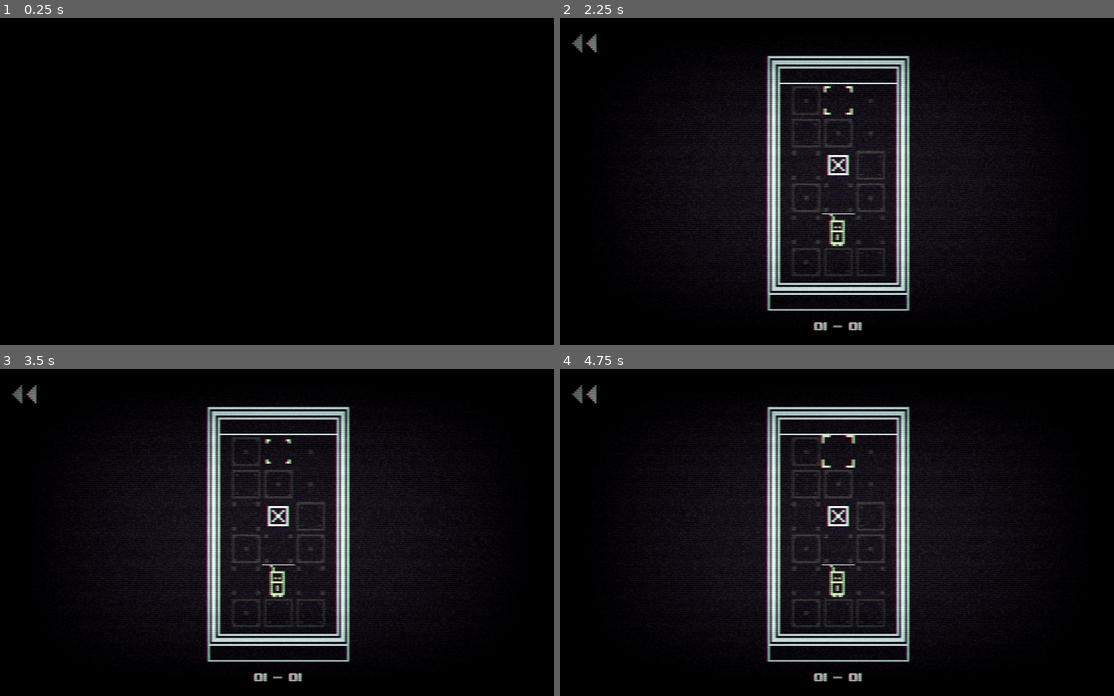
Above: before the commit, frames 1-4 (two rows, left to right).
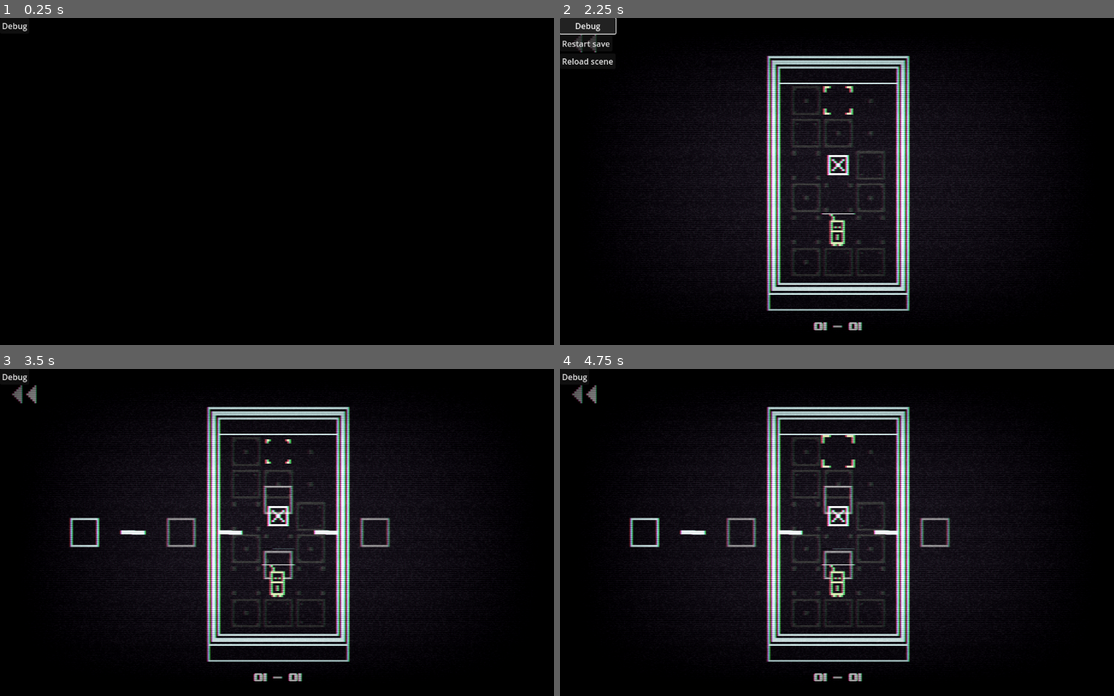
Above: after the commit, the same moments.

Repository: Boyquotes/LastOne
Game: Godot game, scene res://screens/Menu/Screens.tscn
The game is run twice, just before and just after one commit, with the same random seed, the same clock (stepped at 60 frames per second) and the same inputs.
Inputs (mouse positions are in pixels of both pictures, inside the frame that each line leads up to; where the layout moved, square brackets give the same spot in the first picture):
- Up to frame 1 (0.25 s): no input
- Up to frame 2 (2.25 s): click (643, 181) at 0.52 s; click (582, 40) at 1.25 s; click (576, 24) at 2 s, where only the run after the commit has a clickable "Debug"
- Up to frame 3 (3.5 s): click (27, 395) at 2.75 s, where only the run after the commit has a clickable "Restart save"
- Up to frame 4 (4.75 s): click (571, 375) [582, 391] at 3.5 s; click (587, 411) at 4.25 s, where only the run after the commit has a clickable "Reload scene"

The runs differ from the first frame. In frame 1, less than 0.1% of the frame differs, in the area x 0-5%, y 1-5%; in frame 2, 0.8%; in frame 3, 1.2%, in the area x 0-71%, y 1-65%; in frame 4, 1.2%.
Error after the commit: Invalid type in function 'deserialize' in base 'Node2D (GameState.gd)'. Cannot convert argument 1 from Nil to Dictionary. (res://gameObjects/other/GameState.gd…

Commit message:
Finishing flows, adding debugUI, finishing game state save

Diff:
--- a/gameObjects/other/GameState.gd
+++ b/gameObjects/other/GameState.gd
@@ -1,16 +1,44 @@
 # autoloaded as GameState
-
 extends Node2D
 
-@export var currently_selected_level: LevelsDefinition.LevelKey = LevelsDefinition.LevelKey.LEVEL_0_0
-@export var currently_selected_world := 0
-@export var finished_levels: Array = []
+@export var currently_selected_level: LevelsDefinition.LevelKey = LevelsDefinition.LevelKey.LEVEL_0_0:
+    set (val):
+        currently_selected_level = val
+        self.save_game()
+
+@export var currently_selected_world: WorldsDefinition.WorldKey = WorldsDefinition.WorldKey.WORLD_0:
+    set (val):
+        currently_selected_world = val
+        self.save_game()
+
+@export var finished_levels: Array = []:
+    set (val):
+        finished_levels = val
+        self.save_game()
+
+@export var finished_worlds: Array = []:
+    set (val):
+        finished_worlds = val
+        self.save_game()
+
+var save_manager
+
+func _ready():
+    save_manager = SaveManager.new()
+
+func save_game():
+    save_manager.save_game(self.serialize())
+
+func load_game():
+    var saved_data = save_manager.load_game()
+    self.deserialize(saved_data)
 
 func serialize():
     var serialized = {
         "currently_selected_level": currently_selected_level,
         "currently_selected_world": currently_selected_world,
         "finished_levels": finished_levels,
+        "finished_worlds": finished_worlds,
     }
 
     return serialized
@@ -19,3 +47,10 @@
     currently_selected_level = data.get("currently_selected_level", 0)
     currently_selected_world = data.get("currently_selected_world", 0)
     finished_levels = data.get("finished_levels", []) as Array[LevelsDefinition.LevelKey]
+    finished_worlds = data.get("finished_worlds", []) as Array[WorldsDefinition.WorldKey]
+
+func __reset_game_state():
+    currently_selected_level = 0
+    currently_selected_world = 0
+    finished_levels = []
+    finished_worlds = []
--- /dev/null
+++ b/gameObjects/other/WorldSelector.gd
@@ -0,0 +1,18 @@
+extends Node2D
+
+@export var world_key: WorldsDefinition.WorldKey
+@onready var activateComponent: ActivateComponent = $ActivateComponent
+
+signal selected
+
+var world: World = null
+
+func _ready():
+    activateComponent.deactivate()
+    world = WorldsDefinition.worlds[world_key]
+
+    if world.is_unlocked():
+        activateComponent.activate()
+
+func _on_texture_button_pressed():
+    emit_signal("selected", world_key)
--- /dev/null
+++ b/gameObjects/other/WorldSelector.tscn
@@ -0,0 +1,26 @@
+[gd_scene load_steps=5 format=3 uid="uid://dcnnijho7skvk"]
+
+[ext_resource type="Script" path="res://gameObjects/other/WorldSelector.gd" id="1_cyneh"]
+[ext_resource type="Texture2D" uid="uid://dyk5husexnfnh" path="res://assets/sprites/Sprite-0002.png" id="2_g702p"]
+[ext_resource type="Script" path="res://components/ActivateComponent.gd" id="3_ymtoo"]
+
+[sub_resource type="AtlasTexture" id="AtlasTexture_qbj2f"]
+atlas = ExtResource("2_g702p")
+region = Rect2(64, 32, 16, 16)
+
+[node name="WorldSelector" type="Node2D"]
+script = ExtResource("1_cyneh")
+
+[node name="TextureButton" type="TextureButton" parent="."]
+texture_filter = 1
+offset_right = 16.0
+offset_bottom = 16.0
+texture_normal = SubResource("AtlasTexture_qbj2f")
+
+[node name="ActivateComponent" type="Node2D" parent="." node_paths=PackedStringArray("sprite")]
+script = ExtResource("3_ymtoo")
+initial_color = Color(0.305882, 0.290196, 0.305882, 1)
+active_color = Color(0.34902, 0.913725, 0.945098, 1)
+sprite = NodePath("../TextureButton")
+
+[connection signal="pressed" from="TextureButton" to="." method="_on_texture_button_pressed"]
--- /dev/null
+++ b/gameObjects/ui/DebugUI.gd
@@ -0,0 +1,24 @@
+extends Control
+
+@onready var main_container = $CanvasLayer/VBoxContainer/HFlowContainer
+
+var show = false:
+    set(val):
+        show = val
+        self.on_show_changed()
+
+func on_show_changed():
+    main_container.visible = show
+
+func _ready():
+    main_container.visible = false
+
+func _on_button_pressed():
+    GameState.__reset_game_state()
+    get_tree().reload_current_scene()
+
+func _on_reload_game_pressed():
+    get_tree().reload_current_scene()
+
+func _on_toggle_pressed():
+    show = !show
--- /dev/null
+++ b/gameObjects/ui/DebugUI.tscn
@@ -0,0 +1,36 @@
+[gd_scene load_steps=3 format=3 uid="uid://buvbtctbhkb6p"]
+
+[ext_resource type="Theme" uid="uid://r15hkq2ck3dj" path="res://gameObjects/other/theme.tres" id="1_l2prt"]
+[ext_resource type="Script" path="res://gameObjects/ui/DebugUI.gd" id="1_wbo81"]
+
+[node name="DebugUI" type="Control"]
+layout_mode = 3
+anchors_preset = 0
+theme = ExtResource("1_l2prt")
+script = ExtResource("1_wbo81")
+
+[node name="CanvasLayer" type="CanvasLayer" parent="."]
+layer = 11
+
+[node name="VBoxContainer" type="VBoxContainer" parent="CanvasLayer"]
+offset_right = 40.0
+offset_bottom = 40.0
+
+[node name="Toggle" type="Button" parent="CanvasLayer/VBoxContainer"]
+layout_mode = 2
+text = "Debug"
+
+[node name="HFlowContainer" type="HFlowContainer" parent="CanvasLayer/VBoxContainer"]
+layout_mode = 2
+
+[node name="RestartSave" type="Button" parent="CanvasLayer/VBoxContainer/HFlowContainer"]
+layout_mode = 2
+text = "Restart save"
+
+[node name="ReloadGame" type="Button" parent="CanvasLayer/VBoxContainer/HFlowContainer"]
+layout_mode = 2
+text = "Reload scene"
+
+[connection signal="pressed" from="CanvasLayer/VBoxContainer/Toggle" to="." method="_on_toggle_pressed"]
+[connection signal="pressed" from="CanvasLayer/VBoxContainer/HFlowContainer/RestartSave" to="." method="_on_button_pressed"]
+[connection signal="pressed" from="CanvasLayer/VBoxContainer/HFlowContainer/ReloadGame" to="." method="_on_reload_game_pressed"]
--- a/levels/World1/Levels.tscn
+++ b/levels/World1/Levels.tscn
@@ -6,3 +6,4 @@
 
 [node name="LevelSelector" parent="." instance=ExtResource("1_l7cei")]
 position = Vector2(-8, -8)
+level_key = 5
--- /dev/null
+++ b/levels/WorldsDefinition.gd
@@ -0,0 +1,22 @@
+# autoloaded as WorldsDefinition
+extends Node
+
+enum WorldKey {
+    WORLD_0,
+    WORLD_1,
+}
+
+var world_0 = World.new().initialize(
+    preload("res://levels/World0/Levels.tscn"),
+    [],
+)
+
+var world_1 = World.new().initialize(
+    preload("res://levels/World1/Levels.tscn"),
+    [WorldKey.WORLD_0],
+)
+
+var worlds: Dictionary = {
+    WorldKey.WORLD_0: world_0,
+    WorldKey.WORLD_1: world_1,
+}
--- a/project.godot
+++ b/project.godot
@@ -21,9 +21,9 @@
 InputTouchJoystickChange="*res://scripts/input_touch_joystick_change.gd"
 InputTouchJoystickEnd="*res://scripts/input_touch_joystick_end.gd"
 InputTouchJoystickStart="*res://scripts/input_touch_joystick_start.gd"
-SaveManager="*res://scripts/save_manager.gd"
 GameState="*res://gameObjects/other/GameState.tscn"
 LevelsDefinition="*res://levels/LevelsDefinition.gd"
+WorldsDefinition="*res://levels/WorldsDefinition.gd"
 
 [display]
 
--- a/screens/Menu/Screens.gd
+++ b/screens/Menu/Screens.gd
@@ -8,6 +8,7 @@
 
 func _ready():
     $CanvasLayer.visible = true
+    GameState.load_game()
     load_scene(initial_scene)
 
 func _on_change_scene_requested(new_scene: PackedScene):
--- a/screens/Menu/Screens.tscn
+++ b/screens/Menu/Screens.tscn
@@ -1,9 +1,10 @@
-[gd_scene load_steps=7 format=3 uid="uid://ci1m7f1yt15u3"]
+[gd_scene load_steps=8 format=3 uid="uid://ci1m7f1yt15u3"]
 
 [ext_resource type="Shader" path="res://assets/shaders/Crt.gdshader" id="1_b6rf7"]
 [ext_resource type="Script" path="res://screens/Menu/Screens.gd" id="1_cr7bf"]
 [ext_resource type="Script" path="res://gameObjects/ui/Button.gd" id="2_kdwa0"]
 [ext_resource type="Shader" path="res://assets/shaders/Transition.gdshader" id="3_fxwcu"]
+[ext_resource type="PackedScene" uid="uid://buvbtctbhkb6p" path="res://gameObjects/ui/DebugUI.tscn" id="5_mkb7q"]
 
 [sub_resource type="ShaderMaterial" id="ShaderMaterial_wfdyn"]
 shader = ExtResource("1_b6rf7")
@@ -74,3 +75,8 @@
 layout_mode = 2
 mouse_filter = 2
 color = Color(0, 0, 0, 1)
+
+[node name="DebugUI" parent="." instance=ExtResource("5_mkb7q")]
+offset_top = -227.5
+offset_right = 1102.0
+offset_bottom = 874.5
--- a/screens/Play.gd
+++ b/screens/Play.gd
@@ -82,12 +82,11 @@
   current_crates_on_exit += 1
 
   if current_crates_on_exit == crates_on_level:
-    if !level_definition.is_unlocked():
-        GameState.finished_levels.append(GameState.currently_selected_level)
-
     level_definition = level_definition.next_level_definition
 
-    SaveManager.save_game()
+    if !level_definition.is_unlocked():
+        GameState.finished_levels = GameState.finished_levels + [GameState.currently_selected_level]
+
     load_level(level_definition.level_scene)
 
 func revert_action():
--- a/screens/World.gd
+++ b/screens/World.gd
@@ -6,17 +6,14 @@
 var play_scene = preload("res://screens/Play.tscn")
 var world_selector_scene = preload("res://screens/WorldSelector.tscn")
 
-var world_0_levels_node = preload("res://levels/World0/Levels.tscn")
+func _ready():
+    var world = WorldsDefinition.worlds[GameState.currently_selected_world]
+    var world_levels = world.world_scene.instantiate()
 
-func _ready():
-    SaveManager.load_game()
+    add_child(world_levels)
+    move_child(world_levels, 1)
 
-    var world_0_levels = world_0_levels_node.instantiate()
-
-    add_child(world_0_levels)
-    move_child(world_0_levels, 1)
-
-    for level_selector in world_0_levels.get_children():
+    for level_selector in world_levels.get_children():
         level_selector.connect("selected", self._on_level_selected)
 
 func _on_level_selected(level_key: LevelsDefinition.LevelKey):
--- a/screens/WorldSelector.gd
+++ b/screens/WorldSelector.gd
@@ -5,8 +5,12 @@
 var menu_scene = preload("res://screens/Menu/MainMenu.tscn")
 var world_scene = preload("res://screens/World.tscn")
 
-func _on_button_pressed():
-    # select world in the save state system
+func _ready():
+    $WorldSelector.connect("selected", _on_world_selected)
+    $WorldSelector2.connect("selected", _on_world_selected)
+
+func _on_world_selected(world_key: WorldsDefinition.WorldKey):
+    GameState.currently_selected_world = world_key
     screenChangerComponent.change_scene(world_scene)
 
 func _on_button_2_pressed():
--- a/screens/WorldSelector.tscn
+++ b/screens/WorldSelector.tscn
@@ -1,7 +1,8 @@
-[gd_scene load_steps=3 format=3 uid="uid://fq1ym2r3q5oi"]
+[gd_scene load_steps=4 format=3 uid="uid://fq1ym2r3q5oi"]
 
 [ext_resource type="Script" path="res://screens/WorldSelector.gd" id="1_tk5w6"]
 [ext_resource type="Script" path="res://components/UI/ScreenChangerComponent.gd" id="2_wy0yq"]
+[ext_resource type="PackedScene" uid="uid://dcnnijho7skvk" path="res://gameObjects/other/WorldSelector.tscn" id="3_7uued"]
 
 [node name="WorldSelector" type="Node2D"]
 script = ExtResource("1_tk5w6")
@@ -16,11 +17,11 @@
 offset_bottom = 31.0
 text = "Back"
 
-[node name="Button" type="Button" parent="CanvasLayer"]
-offset_top = 40.0
-offset_right = 68.0
-offset_bottom = 71.0
-text = "World 0"
+[node name="WorldSelector" parent="." instance=ExtResource("3_7uued")]
+position = Vector2(176, 144)
+
+[node name="WorldSelector2" parent="." instance=ExtResource("3_7uued")]
+position = Vector2(216, 144)
+world_key = 1
 
 [connection signal="pressed" from="CanvasLayer/Button2" to="." method="_on_button_2_pressed"]
-[connection signal="pressed" from="CanvasLayer/Button" to="." method="_on_button_pressed"]
--- a/scripts/save_manager.gd
+++ b/scripts/save_manager.gd
@@ -1,13 +1,12 @@
-# autoloaded as SaveManager
 extends Node
+class_name SaveManager
 
 # TODO: add versioning to prevent double saving
 
-func save_game():
+func save_game(data: Dictionary):
     var save_game_file = FileAccess.open("user://savegame.save", FileAccess.WRITE)
-    var serialized_gamestate = GameState.serialize()
 
-    var json_string = JSON.stringify(serialized_gamestate)
+    var json_string = JSON.stringify(data)
     save_game_file.store_pascal_string(json_string)
     save_game_file.close()
 
@@ -24,6 +23,6 @@
     if parsed_gamestate == null:
         return
 
-    GameState.deserialize(parsed_gamestate)
+    save_game_file.close()
 
-    save_game_file.close()
+    return parsed_gamestate
--- a/scripts/types/level.gd
+++ b/scripts/types/level.gd
@@ -9,7 +9,7 @@
     _level_scene: PackedScene,
     _unlock_requirements: Array[LevelsDefinition.LevelKey],
     _next_level_definition: Level = null
-):
+) -> Level:
     level_scene = _level_scene
     next_level_definition = _next_level_definition
     unlock_requirements = _unlock_requirements
--- /dev/null
+++ b/scripts/types/world.gd
@@ -0,0 +1,31 @@
+extends Node
+class_name World
+
+var world_scene: PackedScene
+var unlock_requirements: Array[WorldsDefinition.WorldKey]
+
+func initialize(
+    _world_scene: PackedScene,
+    _unlock_requirements: Array[WorldsDefinition.WorldKey],
+) -> World:
+    world_scene = _world_scene
+    unlock_requirements = _unlock_requirements
+
+    return self
+
+func is_unlocked() -> bool:
+    var unlock_requirements_length = len(unlock_requirements)
+    var unlock_requirements_count = 0
+
+    if (!unlock_requirements_length):
+        return true
+
+    for finished_world in GameState.finished_worlds:
+        for requirement in unlock_requirements:
+            if finished_world == requirement:
+                unlock_requirements_count += 1
+
+        if unlock_requirements_length == unlock_requirements_count:
+            return true
+
+    return false
